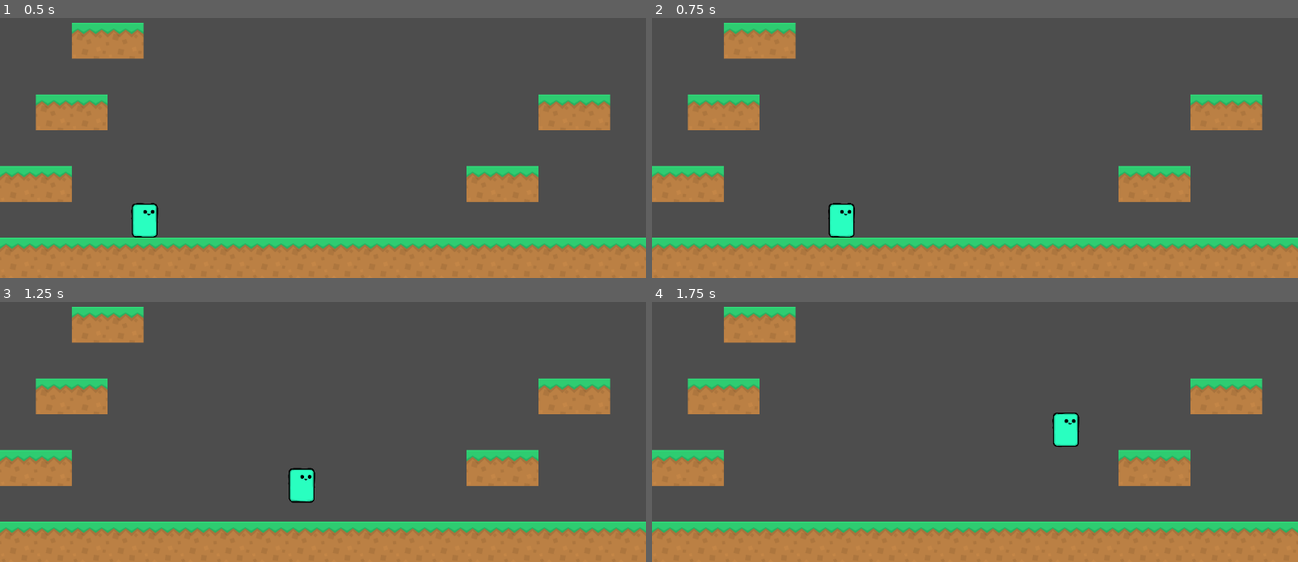
Above: before the commit, frames 1-4 (two rows, left to right).
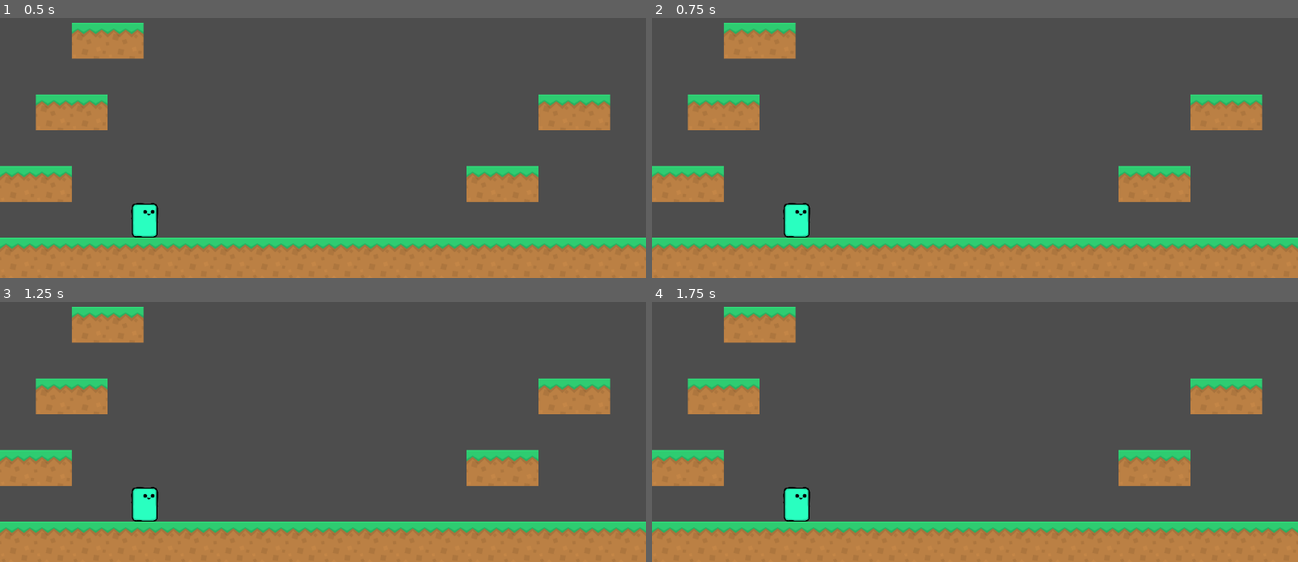
Above: after the commit, the same moments.

Repository: mikanthrop/Projektstudium_Fukurou
Game: Godot game, scene res://assets/scenes/main.tscn
Two runs of this game, one before a commit and one after it. Both use one fixed random seed, a clock stepped at 60 frames per second and the inputs below.
Inputs:
- Up to frame 1 (0.5 s): no input
- Up to frame 2 (0.75 s): tap Enter at 0.5 s; hold Right (move_right) from 0.53 s (still down); hold Shift (dash, bound only after the commit) from 0.53 s (still down)
- Up to frame 3 (1.25 s): keep holding Right (move_right); keep holding Shift (dash, bound only after the commit); tap Up (jump) at 0.77, 0.8, 1.07 s
- Up to frame 4 (1.75 s): keep holding Right (move_right); release Shift (dash, bound only after the commit) at 1.28 s; tap Up (jump) at 1.35, 1.52 s; tap Shift (dash, bound only after the commit) at 1.55 s

Frame 1 is identical in both runs. In frame 2, 1.1% of the frame differs, in the area x 20-32%, y 71-85%; in frame 3, 1.1%, in the area x 20-49%, y 63-85%; in frame 4, 1.1%.

Commit message:
Feat: implement transition to dash_state

Diff:
--- a/assets/scenes/player.tscn
+++ b/assets/scenes/player.tscn
@@ -7,6 +7,7 @@
 [ext_resource type="Script" path="res://assets/scripts/Player/movement/walking.gd" id="5_r8n51"]
 [ext_resource type="Script" path="res://assets/scripts/Player/movement/jumping.gd" id="6_ggv8h"]
 [ext_resource type="Script" path="res://assets/scripts/Player/movement/falling.gd" id="7_hs6ll"]
+[ext_resource type="Script" path="res://assets/scripts/Player/movement/dashing.gd" id="8_ecfh4"]
 
 [sub_resource type="CapsuleShape2D" id="CapsuleShape2D_fitw2"]
 radius = 260.0
@@ -34,40 +35,53 @@
 script = ExtResource("3_o2ahg")
 starting_state = NodePath("idling")
 
-[node name="idling" type="Node" parent="state_machine" node_paths=PackedStringArray("coyote_timer", "idle_state", "walk_state", "jump_state", "fall_state", "parent")]
+[node name="idling" type="Node" parent="state_machine" node_paths=PackedStringArray("coyote_timer", "idle_state", "walk_state", "jump_state", "fall_state", "dash_state", "parent")]
 script = ExtResource("4_fc6ut")
 coyote_timer = NodePath("../../CoyoteTimer")
 idle_state = NodePath(".")
 walk_state = NodePath("../walking")
 jump_state = NodePath("../jumping")
 fall_state = NodePath("../falling")
+dash_state = NodePath("../dashing")
 parent = NodePath("../..")
 
-[node name="walking" type="Node" parent="state_machine" node_paths=PackedStringArray("coyote_timer", "idle_state", "walk_state", "jump_state", "fall_state", "parent")]
+[node name="walking" type="Node" parent="state_machine" node_paths=PackedStringArray("coyote_timer", "idle_state", "walk_state", "jump_state", "fall_state", "dash_state", "parent")]
 script = ExtResource("5_r8n51")
 coyote_timer = NodePath("../../CoyoteTimer")
 idle_state = NodePath("../idling")
 walk_state = NodePath(".")
 jump_state = NodePath("../jumping")
 fall_state = NodePath("../falling")
+dash_state = NodePath("../dashing")
 parent = NodePath("../..")
 
-[node name="jumping" type="Node" parent="state_machine" node_paths=PackedStringArray("coyote_timer", "idle_state", "walk_state", "jump_state", "fall_state", "parent")]
+[node name="jumping" type="Node" parent="state_machine" node_paths=PackedStringArray("coyote_timer", "idle_state", "walk_state", "jump_state", "fall_state", "dash_state", "parent")]
 script = ExtResource("6_ggv8h")
 coyote_timer = NodePath("../../CoyoteTimer")
 idle_state = NodePath("../idling")
 walk_state = NodePath("../walking")
 jump_state = NodePath(".")
 fall_state = NodePath("../falling")
+dash_state = NodePath("../dashing")
 parent = NodePath("../..")
 
-[node name="falling" type="Node" parent="state_machine" node_paths=PackedStringArray("coyote_timer", "idle_state", "walk_state", "jump_state", "fall_state", "parent")]
+[node name="falling" type="Node" parent="state_machine" node_paths=PackedStringArray("coyote_timer", "idle_state", "walk_state", "jump_state", "fall_state", "dash_state", "parent")]
 script = ExtResource("7_hs6ll")
 coyote_timer = NodePath("../../CoyoteTimer")
 idle_state = NodePath("../idling")
 walk_state = NodePath("../walking")
 jump_state = NodePath("../jumping")
 fall_state = NodePath(".")
+dash_state = NodePath("../dashing")
+parent = NodePath("../..")
+
+[node name="dashing" type="Node" parent="state_machine" node_paths=PackedStringArray("idle_state", "walk_state", "jump_state", "fall_state", "dash_state", "parent")]
+script = ExtResource("8_ecfh4")
+idle_state = NodePath("../idling")
+walk_state = NodePath("../walking")
+jump_state = NodePath("../jumping")
+fall_state = NodePath("../falling")
+dash_state = NodePath(".")
 parent = NodePath("../..")
 
 [node name="CoyoteTimer" type="Timer" parent="."]
--- a/assets/scripts/Player/movement/Base_State.gd
+++ b/assets/scripts/Player/movement/Base_State.gd
@@ -6,6 +6,7 @@
 @export var walk_state: Base_State
 @export var jump_state: Base_State
 @export var fall_state: Base_State
+@export var dash_state: Base_State
 
 var gravity: int = ProjectSettings.get_setting("physics/2d/default_gravity")
 
@@ -22,8 +23,8 @@
 func process_input(_event: InputEvent) -> Base_State:
 	return null
 
+func _process_physics(_delta: float) -> Base_State:
+	return null
+
 func process_frame(_delta: float) -> Base_State:
 	return null
-
-func _process_physics(_delta:float) -> Base_State:
-	return null
--- a/assets/scripts/Player/movement/dashing.gd
+++ b/assets/scripts/Player/movement/dashing.gd
@@ -1,6 +1,21 @@
-extends State
+extends Base_State
 
 
 func enter():
 	super()
 	print("changed state to dashing")
+	parent.has_dashed = true
+
+func exit() -> void:
+	print("state dashing: exit")
+
+func process_input(_event: InputEvent) -> Base_State:
+	print("state dashing: process input ", _event)
+	return null
+
+func _process_physics(delta: float) -> Base_State:
+	print("state dashing: process physics")
+	return null
+
+func process_frame(delta: float) -> Base_State:
+	return null
--- a/assets/scripts/Player/movement/falling.gd
+++ b/assets/scripts/Player/movement/falling.gd
@@ -15,6 +15,8 @@
 			print("remaining coyote time ",coyote_timer.time_left)
 			coyote_timer.stop()
 			return jump_state
+	if !parent.has_dashed:
+		return dash_state
 	return null
 
 
--- a/assets/scripts/Player/movement/idling.gd
+++ b/assets/scripts/Player/movement/idling.gd
@@ -19,8 +19,8 @@
 		return jump_state
 	if Input.is_action_pressed("move_left") or Input.is_action_pressed("move_right"):
 			return walk_state
-	#if Input.is_action_just_pressed("dash"):
-	#	return dash_state
+	if Input.is_action_pressed("dash"):
+		return dash_state
 	return null
 
 
--- a/assets/scripts/Player/movement/jumping.gd
+++ b/assets/scripts/Player/movement/jumping.gd
@@ -21,6 +21,8 @@
 	# If the jump button is released, transition to falling state
 	if !Input.is_action_pressed("jump"):
 		return fall_state
+	if Input.is_action_pressed("dash"):
+		return dash_state
 	return null
 
 func _process_physics(delta: float) -> Base_State:
--- a/assets/scripts/Player/movement/walking.gd
+++ b/assets/scripts/Player/movement/walking.gd
@@ -26,6 +26,8 @@
 	if Input.is_action_just_pressed("jump") and parent.is_on_floor():
 		exit()
 		return jump_state
+	if Input.is_action_just_pressed("dash"):
+		return dash_state
 	if !InputEvent:
 		return idle_state
 	return null
--- a/assets/scripts/Player/player.gd
+++ b/assets/scripts/Player/player.gd
@@ -12,6 +12,7 @@
 
 #flags
 var was_on_floor
+var has_dashed
 
 # Get the gravity from the project settings to be synced with RigidBody nodes.
 var gravity = ProjectSettings.get_setting("physics/2d/default_gravity")
--- a/project.godot
+++ b/project.godot
@@ -12,7 +12,7 @@
 
 config/name="Fukurou"
 run/main_scene="res://assets/scenes/main.tscn"
-config/features=PackedStringArray("4.1", "Forward Plus")
+config/features=PackedStringArray("4.2", "Forward Plus")
 config/icon="res://icon.svg"
 
 [dotnet]
@@ -46,6 +46,13 @@
 , Object(InputEventKey,"resource_local_to_scene":false,"resource_name":"","device":-1,"window_id":0,"alt_pressed":false,"shift_pressed":false,"ctrl_pressed":false,"meta_pressed":false,"pressed":false,"keycode":0,"physical_keycode":32,"key_label":0,"unicode":32,"echo":false,"script":null)
 ]
 }
+dash={
+"deadzone": 0.5,
+"events": [Object(InputEventKey,"resource_local_to_scene":false,"resource_name":"","device":-1,"window_id":0,"alt_pressed":false,"shift_pressed":false,"ctrl_pressed":false,"meta_pressed":false,"pressed":false,"keycode":0,"physical_keycode":4194325,"key_label":0,"unicode":0,"echo":false,"script":null)
+, Object(InputEventKey,"resource_local_to_scene":false,"resource_name":"","device":-1,"window_id":0,"alt_pressed":false,"shift_pressed":false,"ctrl_pressed":false,"meta_pressed":false,"pressed":false,"keycode":0,"physical_keycode":4194326,"key_label":0,"unicode":0,"echo":false,"script":null)
+, Object(InputEventKey,"resource_local_to_scene":false,"resource_name":"","device":-1,"window_id":0,"alt_pressed":false,"shift_pressed":false,"ctrl_pressed":false,"meta_pressed":false,"pressed":false,"keycode":0,"physical_keycode":4194326,"key_label":0,"unicode":0,"echo":false,"script":null)
+]
+}
 
 [layer_names]
 
Not shown: 1 places in assets/scenes/player.tscn that only renumber resources
